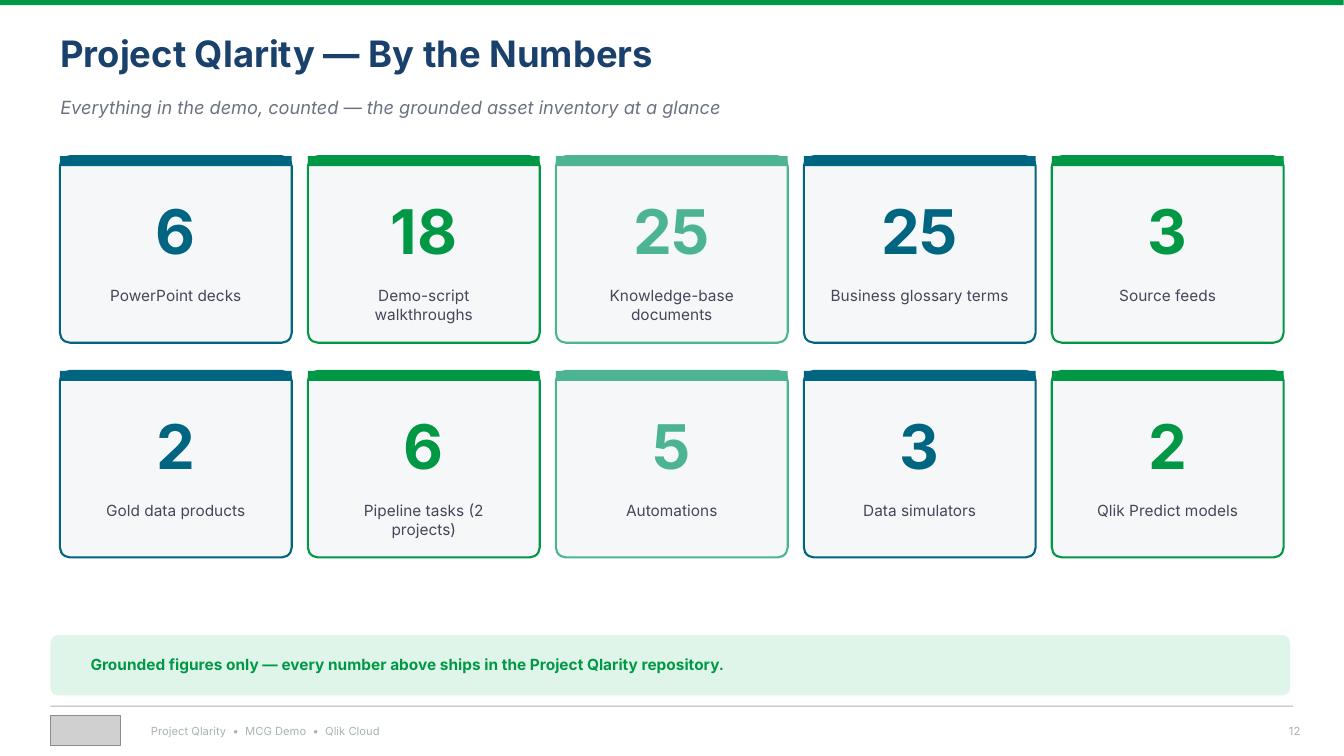
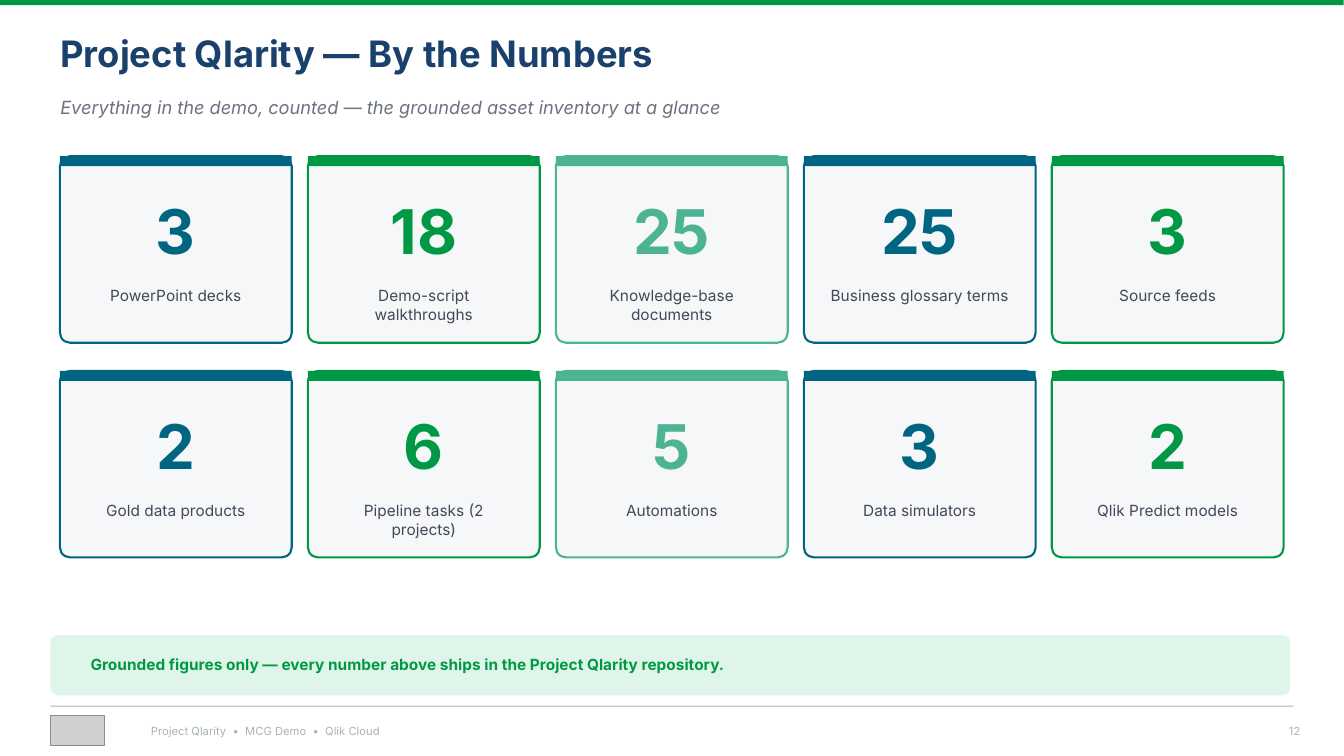
Before and after one commit to robertschoenfeldqlik/meridan_retail_group_qlik_demo_assets, a slide deck: slide 12 of MCG_Project_Qlarity_Summary.pptx. Drawn at 1344x756 pixels with LibreOffice and Linux fonts; fonts in the diff are those of the drawing; grey boxes stand for pictures. Boxes give left, top, right and bottom in pixels: in the first picture for what was removed or moved away, otherwise in the second. Text is boxed around its words. In the diff, an @@ line names an element or a change of style, - is before the commit and + after.

```diff
--- a/MCG_Project_Qlarity_Summary.pptx
+++ b/MCG_Project_Qlarity_Summary.pptx
@@ text at [156, 208, 196, 255]: text changed @@
-6
+3
@@ picture: place and size @@
-picture at [50, 716, 121, 746]
+picture at [50, 716, 105, 746]
```
Also in this commit, not shown: 12 other slides changed, 7 other files.
